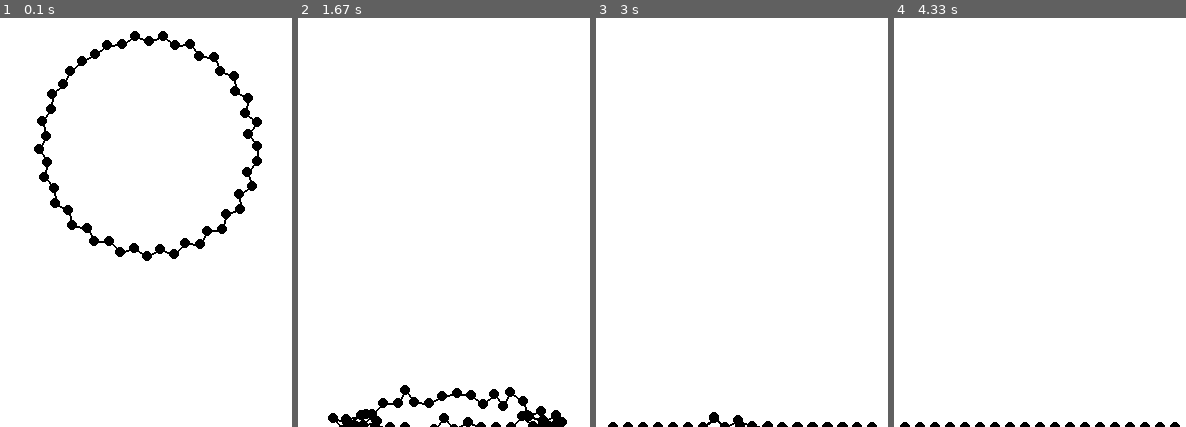
Above: before the commit, frames 1-4 (left to right).
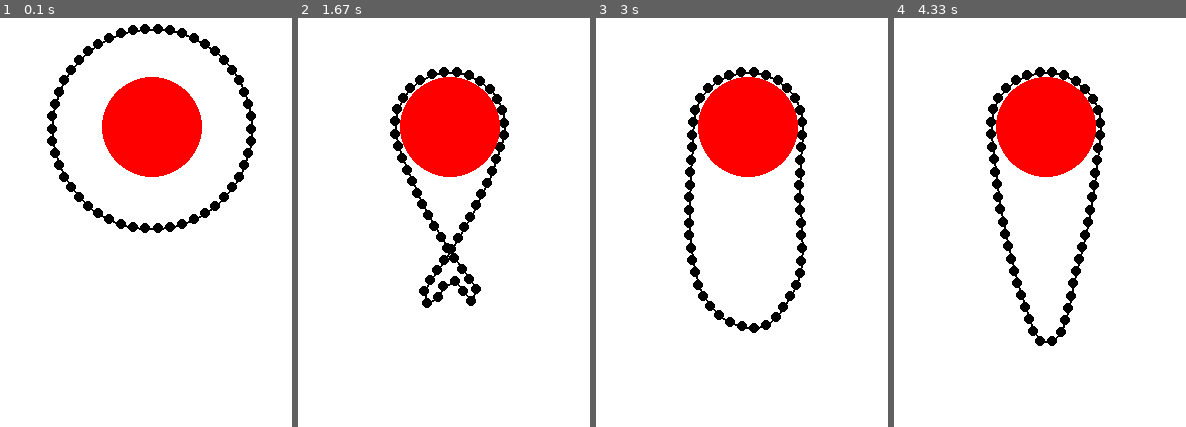
Above: after the commit, the same moments.

Repository: Mohitlumia/Projects
Game: pygame game, started from Simulation/Rope Loop Sagging Simulation/main.py
The game is run twice, just before and just after one commit, with the same random seed, the same clock (stepped at 60 frames per second) and the same inputs.
Inputs:
- Up to frame 1 (0.1 s): no input
- Up to frame 2 (1.67 s): no input
- Up to frame 3 (3 s): no input
- Up to frame 4 (4.33 s): no input

The runs differ from the first frame. In frame 1, 13% of the frame differs, in the area x 11-90%, y 1-60%; in frame 2, 12%; in frame 3, 11%; in frame 4, 11%.

Commit message:
added an interactive circle with rope element

Diff:
--- a/Simulation/Rope Loop Sagging Simulation/main.py
+++ b/Simulation/Rope Loop Sagging Simulation/main.py
@@ -1,5 +1,6 @@
 import pygame
 from objects.loop_rope import Loop_Rope
+from objects.circle_obstacle import Circle_obstacle
 
 def main():
 
@@ -11,23 +12,20 @@
     # Create a Loop_Rope instance
     loop_rope = Loop_Rope(400, 300, 100, 50)
 
+    # Create a CircleObstacle instance
+    circle_obstacles = Circle_obstacle(400, 300, 50)
+
     running = True
     while running:
         for event in pygame.event.get():
             if event.type == pygame.QUIT:
                 running = False
 
-        for roop_element in loop_rope.elements:
-            if roop_element.pos[1] > 600:
-                roop_element.vy *= -0.7  # simple bounce effect
-                roop_element.pos[1] = 600
-            roop_element.vy += 0.1*9.81  # gravity
-            roop_element.pos[0] += roop_element.vx
-            roop_element.pos[1] += roop_element.vy
-
         screen.fill((255, 255, 255))  # Clear the screen with white
-        loop_rope.update()
+        loop_rope.apply_forces()
+        loop_rope.update(circle=circle_obstacles)
         loop_rope.draw(screen)
+        circle_obstacles.draw(screen)
         pygame.display.flip()
         clock.tick(60)  # Limit to 60 frames per second
 
--- /dev/null
+++ b/Simulation/Rope Loop Sagging Simulation/objects/circle_obstacle.py
@@ -0,0 +1,11 @@
+import numpy as np
+import pygame
+
+class Circle_obstacle:
+    def __init__(self, x, y, radius):
+        self.pos = np.array([x, y], dtype=float)
+        self.radius = radius
+        self.ignore_collision = False
+
+    def draw(self, screen):
+        pygame.draw.circle(screen, (255, 0, 0), (self.pos[0], self.pos[1]), self.radius)
--- a/Simulation/Rope Loop Sagging Simulation/objects/loop_rope.py
+++ b/Simulation/Rope Loop Sagging Simulation/objects/loop_rope.py
@@ -2,20 +2,15 @@
 import math
 import numpy as np
 
-class Rope_element:
-    def __init__(self, x, y):
-        self.pos = np.array([x, y], dtype=float)
-        self.vx = 0
-        self.vy = 0
-        self.next = None
-        self.prev = None
-
+from objects.rope_element import Rope_element
+from objects.circle_obstacle import Circle_obstacle
 
 class Loop_Rope:
     def __init__(self, centre_x, centre_y, radius, num_elements):
         self.elements = []
         self.num_elements = num_elements
         angle_step = 2 * 3.14159 / num_elements
+        self.step_length = 2 * radius * math.sin(angle_step / 2)
         for i in range(num_elements):
             angle = i * angle_step
             x = centre_x + radius * math.cos(angle)
@@ -29,9 +24,16 @@
         self.elements[0].prev = self.elements[-1]
         self.elements[-1].next = self.elements[0]
 
-    def update(self, iterations=50, circles=None):
-        if circles is None:
-            circles = []
+
+    def apply_forces(self, g=9.81, dt=0.1, damping=0.99):
+        # Verlet integration in mm units
+        for roop_element in self.elements:
+            vel = (roop_element.pos - roop_element.old_pos) * damping
+            roop_element.old_pos = roop_element.pos.copy()
+            roop_element.pos = roop_element.pos + vel + np.array([0.0, g]) * (dt * dt)
+
+
+    def update(self, iterations=50, circle=None):
         for _ in range(iterations):
             # distance constraints (closed loop)
             for i in range(self.num_elements):
@@ -43,15 +45,25 @@
                 if dist == 0.0:
                     d = np.array([1e-6, 0.0])
                     dist = np.linalg.norm(d)
-                diff = (dist - 15) / dist
+                diff = (dist - self.step_length) / dist
                 correction = 0.5 * diff * d
                 n1.pos += correction
                 n2.pos -= correction
+            # collision with circle
+            if circle and not circle.ignore_collision:
+                for element in self.elements:
+                    d = element.pos - circle.pos
+                    dist = np.linalg.norm(d)
+                    if dist < circle.radius + 5:  # 5 is the rope element radius
+                        if dist == 0.0:
+                            d = np.array([1e-6, 0.0])
+                            dist = np.linalg.norm(d)
+                        overlap = circle.radius + 5 - dist
+                        correction = (overlap / dist) * d
+                        element.pos += correction
 
     def draw(self, screen):
         for element in self.elements:
-            #pygame.draw.circle(screen, (0, 0, 0), (int(element.pos[0]), int(element.pos[1])), 5)
             pygame.draw.circle(screen, (0, 0, 0), (element.pos[0], element.pos[1]), 5)
             if element.next:
-                #pygame.draw.line(screen, (0, 0, 0), (int(element.pos[0]), int(element.pos[1])), (int(element.next.pos[0]), int(element.next.pos[1])), 2)
                 pygame.draw.line(screen, (0, 0, 0), (element.pos[0], element.pos[1]), (element.next.pos[0], element.next.pos[1]), 2)
--- /dev/null
+++ b/Simulation/Rope Loop Sagging Simulation/objects/rope_element.py
@@ -0,0 +1,10 @@
+import numpy as np
+
+class Rope_element:
+    def __init__(self, x, y):
+        self.pos = np.array([x, y], dtype=float)
+        self.old_pos = np.array([x, y], dtype=float)
+        self.vx = 0
+        self.vy = 0
+        self.next = None
+        self.prev = None
Empty file added: Simulation/Rope Loop Sagging Simulation/objects/__init__.py
